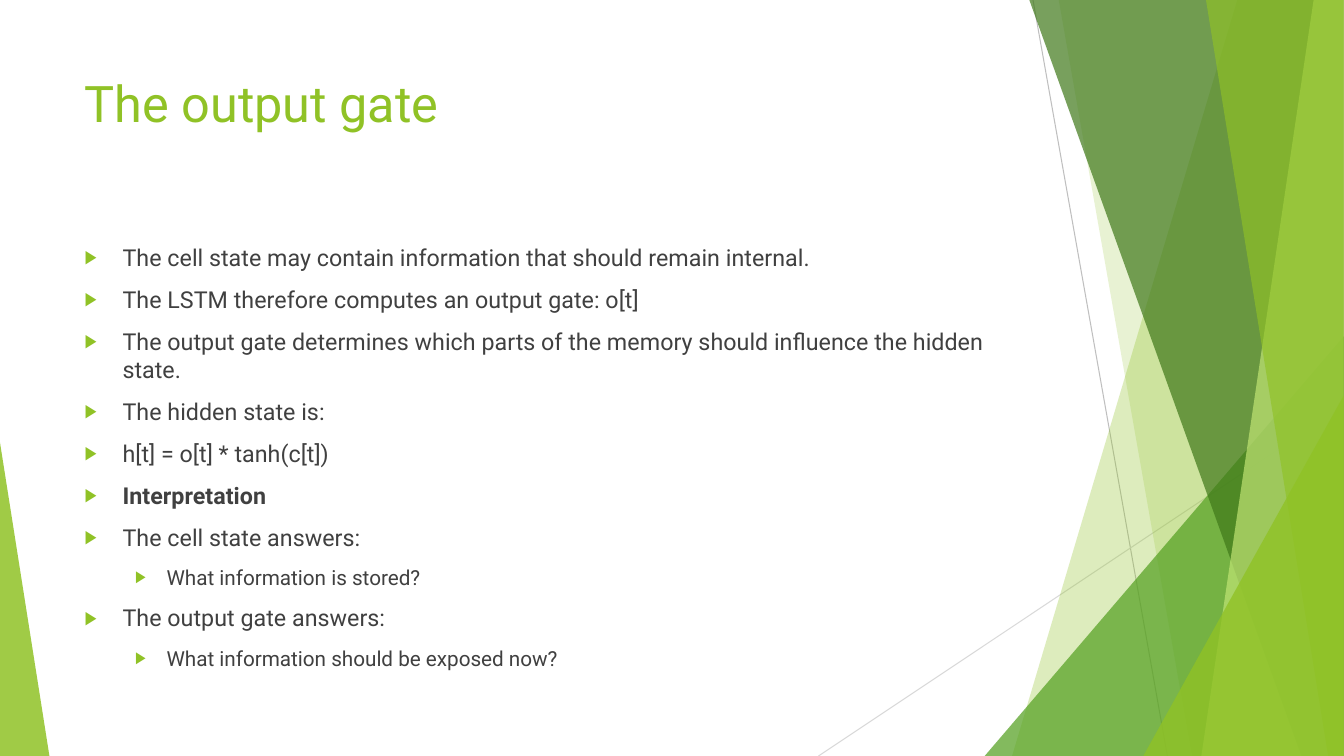
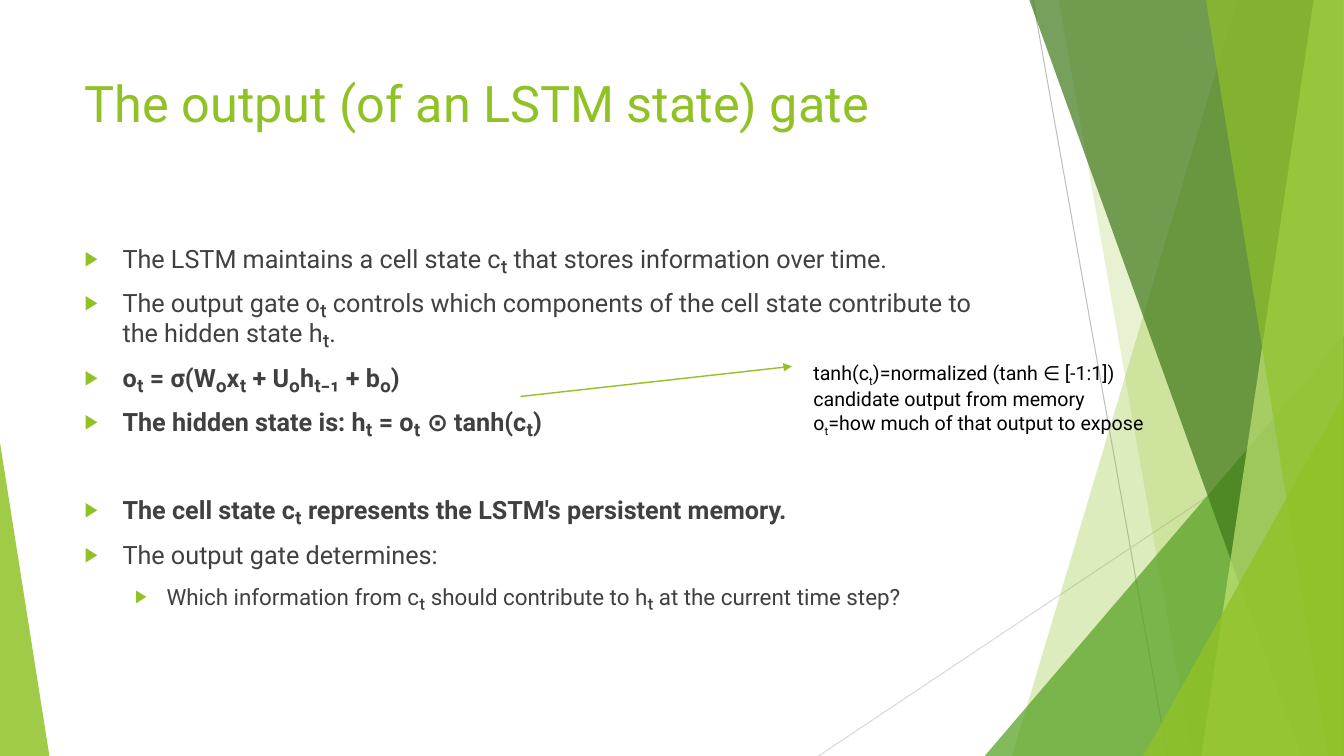
Before and after one commit to FranzGH/timeseries, a slide deck: slide 126 of Slides/04 Recurrent NNs.pptx. Drawn at 1344x756 pixels with LibreOffice and Linux fonts; fonts in the diff are those of the drawing. Boxes give left, top, right and bottom in pixels: in the first picture for what was removed or moved away, otherwise in the second. Text is boxed around its words. In the diff, an @@ line names an element or a change of style, - is before the commit and + after.

```diff
--- a/Slides/04 Recurrent NNs.pptx
+++ b/Slides/04 Recurrent NNs.pptx
@@ title at box(85, 82, 869, 134): text changed @@
-The output gate
+The output (of an LSTM state) gate
@@ text at box(123, 249, 971, 610): text changed; size 16.6 to 18 pt @@
-▶ The cell state may contain information that should remain internal.
-▶ The LSTM therefore computes an output gate: o[t]
-▶ The output gate determines which parts of the memory should influence the hidden state.
-▶ The hidden state is:
-▶ h[t] = o[t] * tanh(c[t])
-▶ Interpretation
-▶ The cell state answers:
-  ▶ What information is stored?
-▶ The output gate answers:
-  ▶ What information should be exposed now?
+▶ The LSTM maintains a cell state cₜ that stores information over time.
+▶ The output gate oₜ controls which components of the cell state contribute to the hidden state hₜ.
+▶ oₜ = σ(Wₒxₜ + Uₒhₜ₋₁ + bₒ)
+▶ The hidden state is: hₜ = oₜ ⊙ tanh(cₜ)
+▶ The cell state cₜ represents the LSTM's persistent memory.
+▶ The output gate determines:
+  ▶ Which information from cₜ should contribute to hₜ at the current time step?
@@ text added at box(454, 362, 1144, 437), 14 pt, text #000000 @@
+tanh(ct)=normalized (tanh ∈ [-1:1]) candidate output from memory ot=how much of that output to expose
@@ arrow added from (521, 396) to (792, 366), #90C226 1 pt @@
```
Also in this commit, not shown: 130 other slides changed, 1 slide removed.
